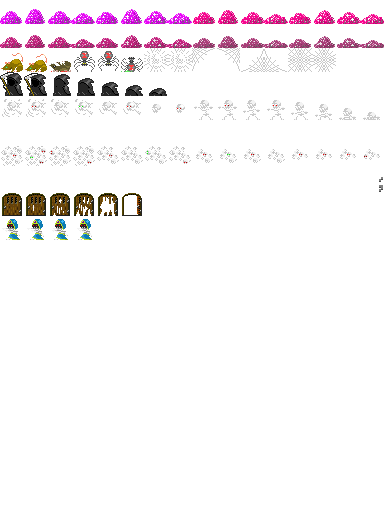
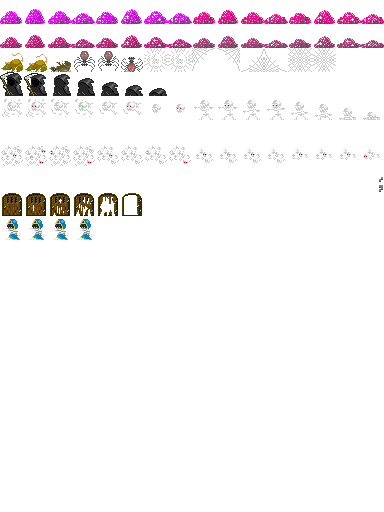
Comparing the layer stacks of the two 384x512 images. Changes:
painted on "r" over 49, 63, 103, 91
